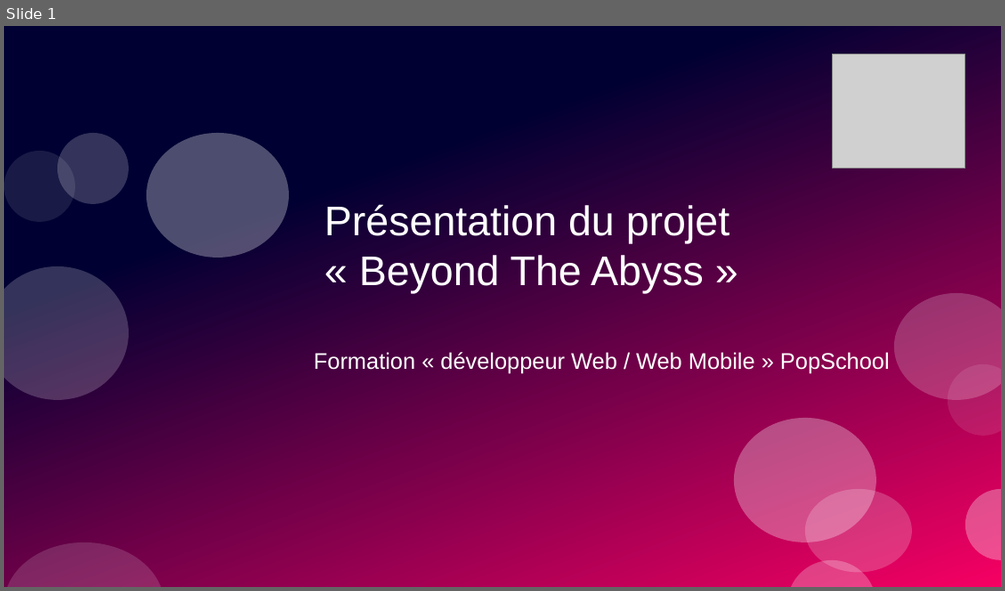
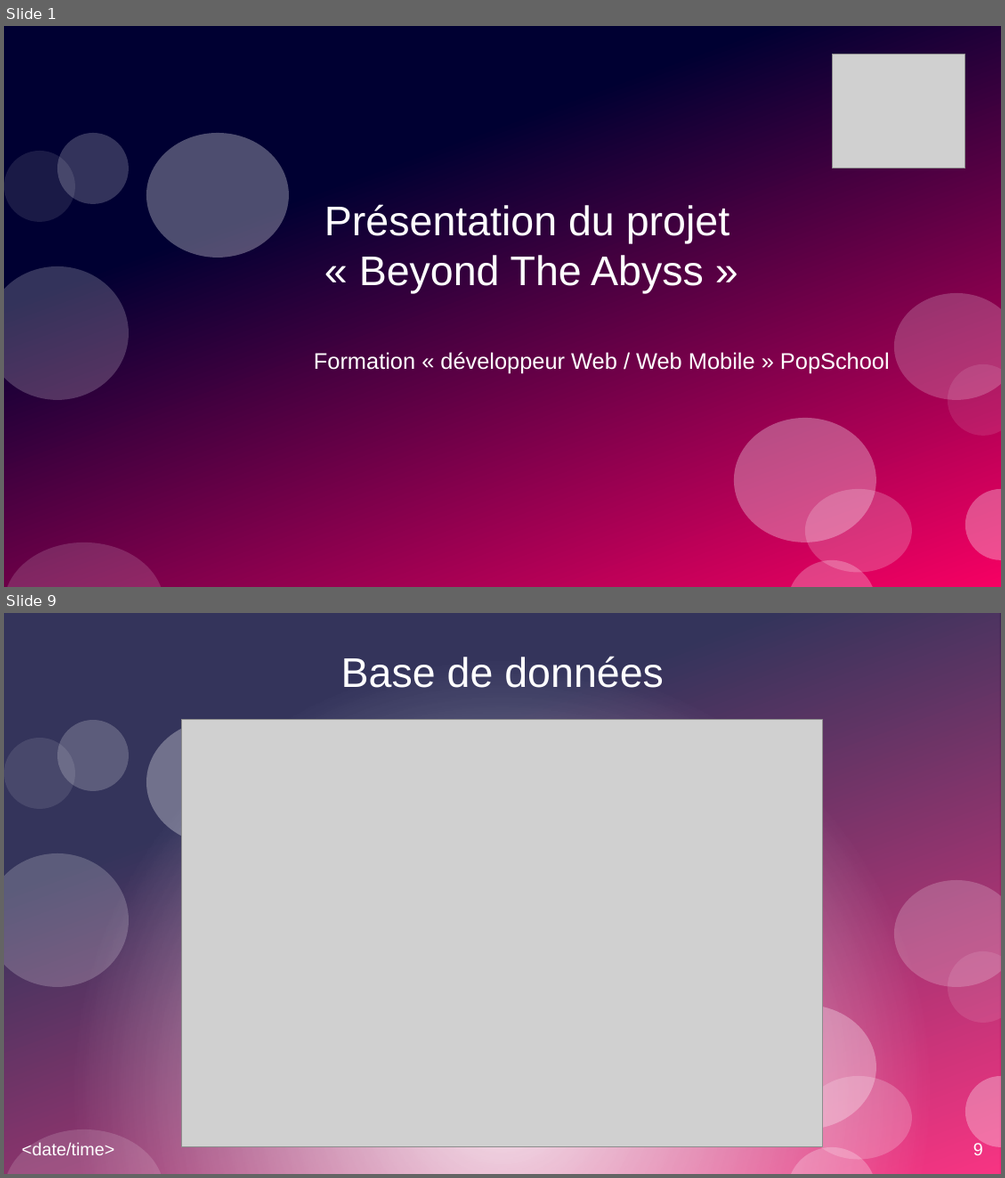
Before and after one commit to Khrystophe/Beyond-The-Abyss, a slide deck: Rapport/presentation.odp. Shown one above the other, each under a label of ours: slide 1 before the commit, slides 1 and 9 after it; the slides between them are not shown. The pictures are 1005x591 and 1005x1178 pixels, drawn with LibreOffice and Linux fonts; fonts in the diff are those of the drawing; grey boxes stand for pictures. Boxes give left, top, right and bottom in pixels: in the first picture for what was removed or moved away, otherwise in the second. Text is boxed around its words. In the diff, an @@ line names an element or a change of style, - is before the commit and + after.

```diff
--- a/Rapport/presentation.odp
+++ b/Rapport/presentation.odp
@@ slide 9 added at (x1=4, y1=613, x2=1001, y2=1174), background #FFFFFF; not listed: 11 template elements that a slide beside it also shows @@
@@ rectangle added at (x1=4, y1=613, x2=1000, y2=1174), fill gradient #FFFFFF @@
@@ title added at (x1=341, y1=656, x2=663, y2=688), 33 pt, text #FFFFFF @@
+Base de données
@@ ellipse added at (x1=147, y1=720, x2=289, y2=844), fill #FFFFFF at 30% opacity @@
@@ picture added at (x1=182, y1=720, x2=824, y2=1147) @@
@@ text added at (x1=22, y1=1142, x2=114, y2=1155), 14 pt, text #FFFFFF @@
+<date/time>
@@ page number added at (x1=973, y1=1143, x2=983, y2=1155), 14 pt, text #FFFFFF @@
+9
```
Also in this commit, not shown: 42 other slides added, 3 slides removed.
